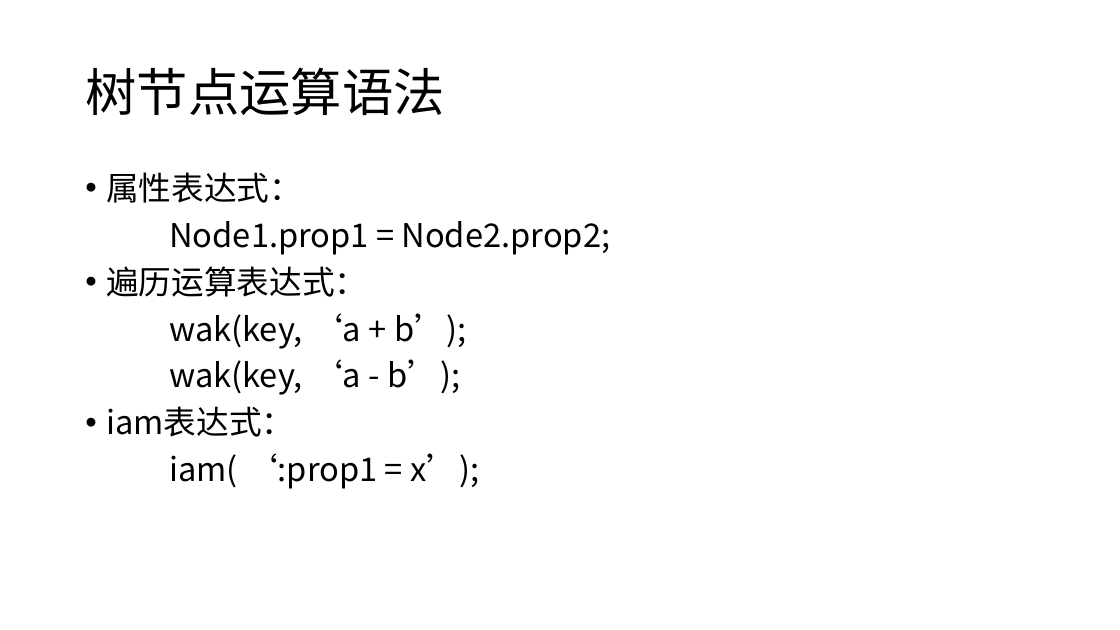
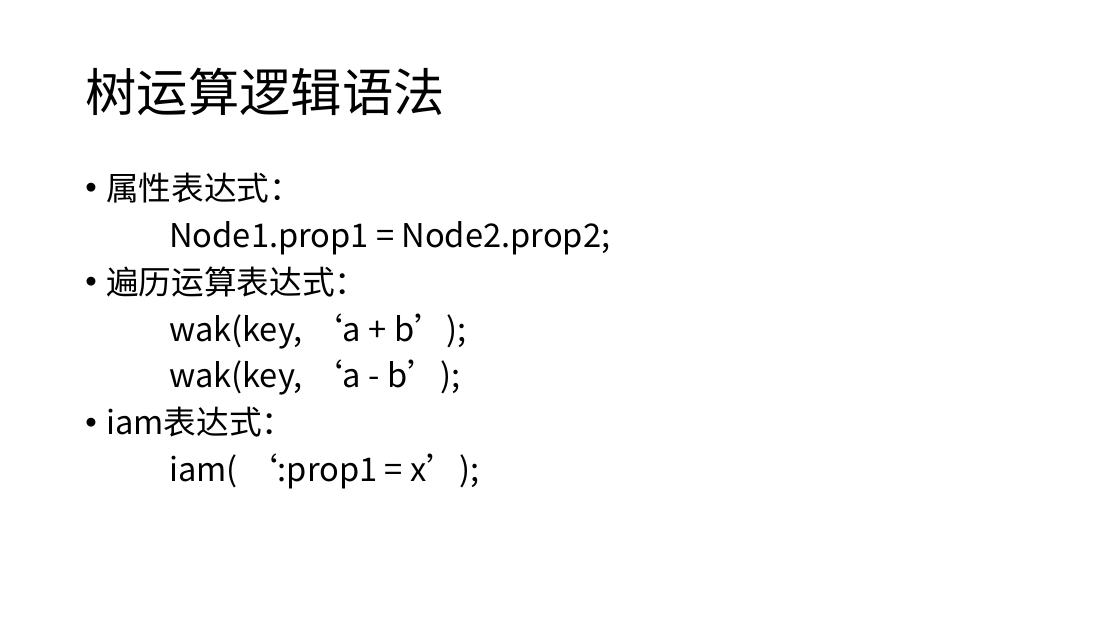
Before and after one commit to panguojun/.PHG., a slide deck: slide 15 of PHG语法手册.pptx. Drawn at 1120x630 pixels with LibreOffice and Linux fonts; fonts in the diff are those of the drawing. Boxes give left, top, right and bottom in pixels: in the first picture for what was removed or moved away, otherwise in the second. Text is boxed around its words. In the diff, an @@ line names an element or a change of style, - is before the commit and + after.

```diff
--- a/PHG语法手册.pptx
+++ b/PHG语法手册.pptx
@@ title at <box>85,67,444,115</box>: text changed @@
-树节点运算语法
+树运算逻辑语法
```
Also in this commit, not shown: 3 other slides changed, 2 slides added, 4 other files.
